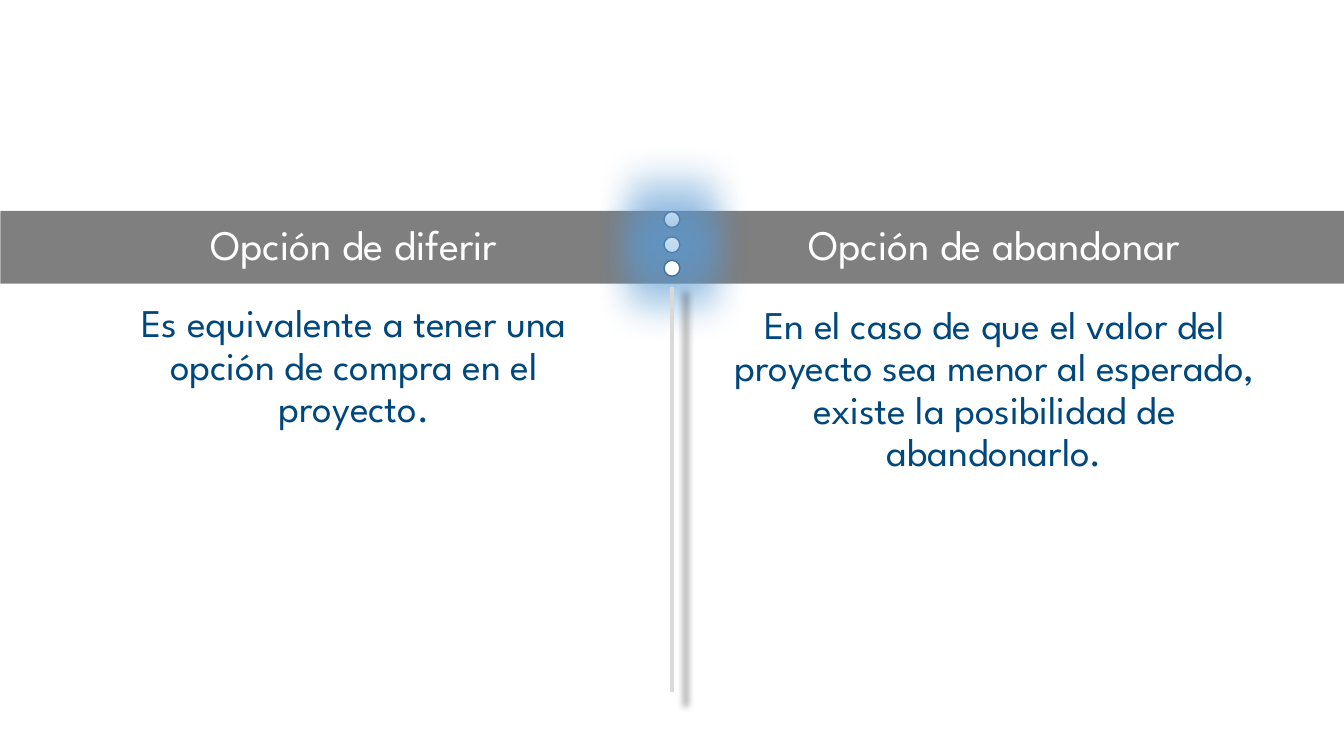
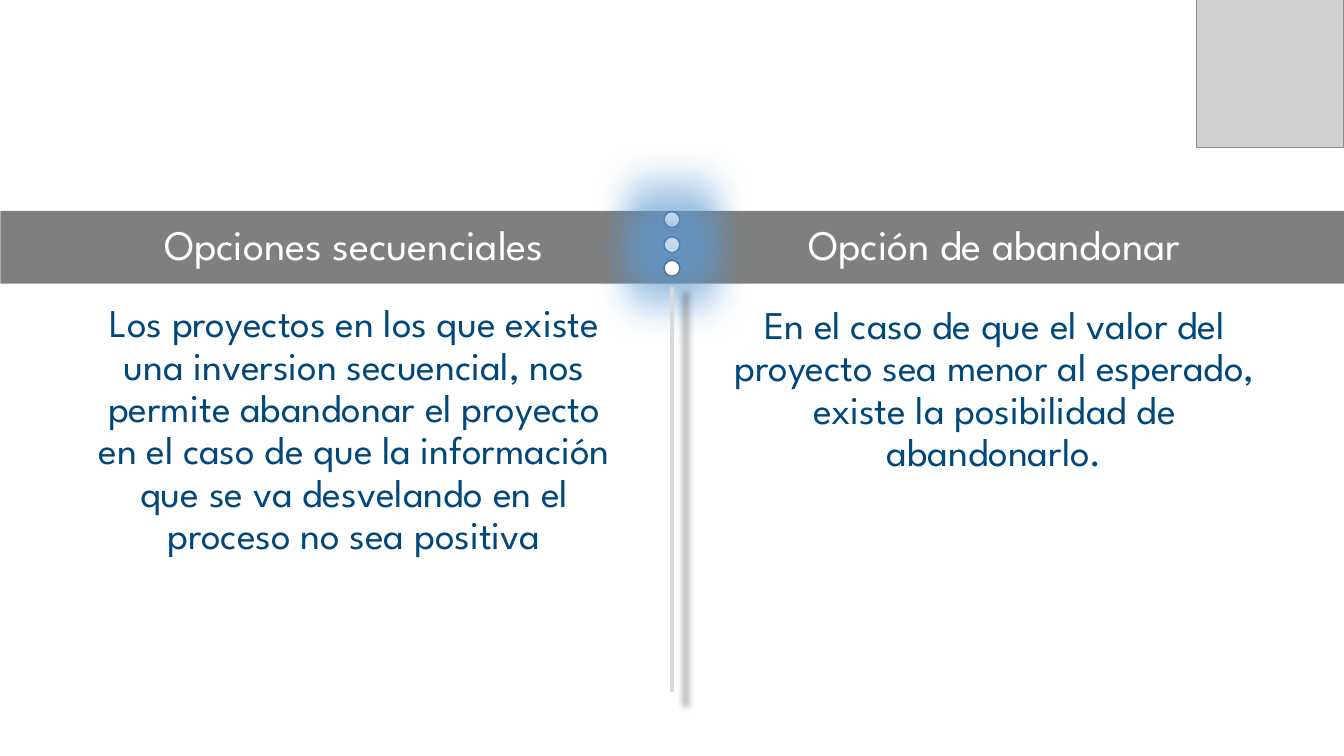
Before and after one commit to Daztery/Matem-tica-Computacional-TF, a slide deck: slide 4 of Opciones reales.pptx. Drawn at 1344x756 pixels with LibreOffice and Linux fonts; fonts in the diff are those of the drawing; grey boxes stand for pictures; background and template pictures are left out. Boxes give left, top, right and bottom in pixels: in the first picture for what was removed or moved away, otherwise in the second. Text is boxed around its words. In the diff, an @@ line names an element or a change of style, - is before the commit and + after.

```diff
--- a/Opciones reales.pptx
+++ b/Opciones reales.pptx
@@ picture added at (1197,0,1344,147) @@
@@ ellipse removed at (1252,78,1300,125) @@
@@ text at (164,231,544,269): text changed @@
-Opción de diferir
+Opciones secuenciales
@@ text at (98,310,610,557): text changed @@
-Es equivalente a tener una opción de compra en el proyecto.
+Los proyectos en los que existe una inversion secuencial, nos permite abandonar el proyecto en el caso de que la información que se va desvelando en el proceso no sea positiva
```
Also in this commit, not shown: 3 other slides changed, 5 slides added, 9 slides removed.
